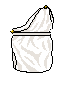
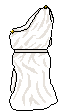
Two versions of the same layered image (64×112). Layer-by-layer changes:
hid "High" over 11, 29, 53, 71
showed "Low" over 9, 30, 52, 70
showed "Long" over 9, 68, 58, 111
hid "Short" over 15, 68, 49, 73
